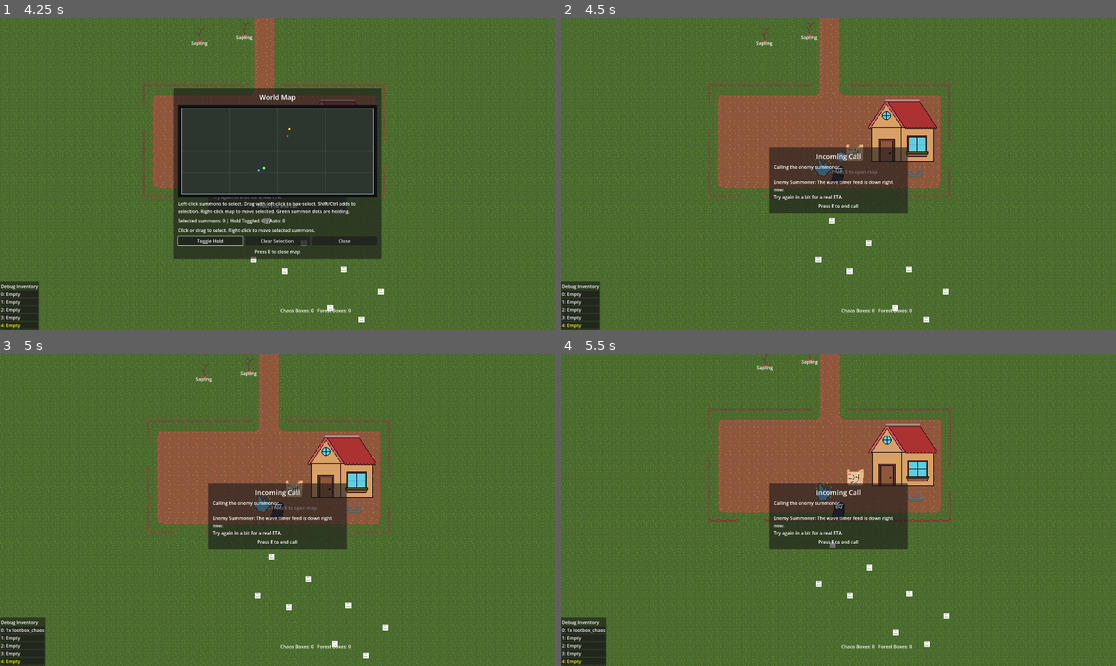
Above: before the commit, frames 1-4 (two rows, left to right).
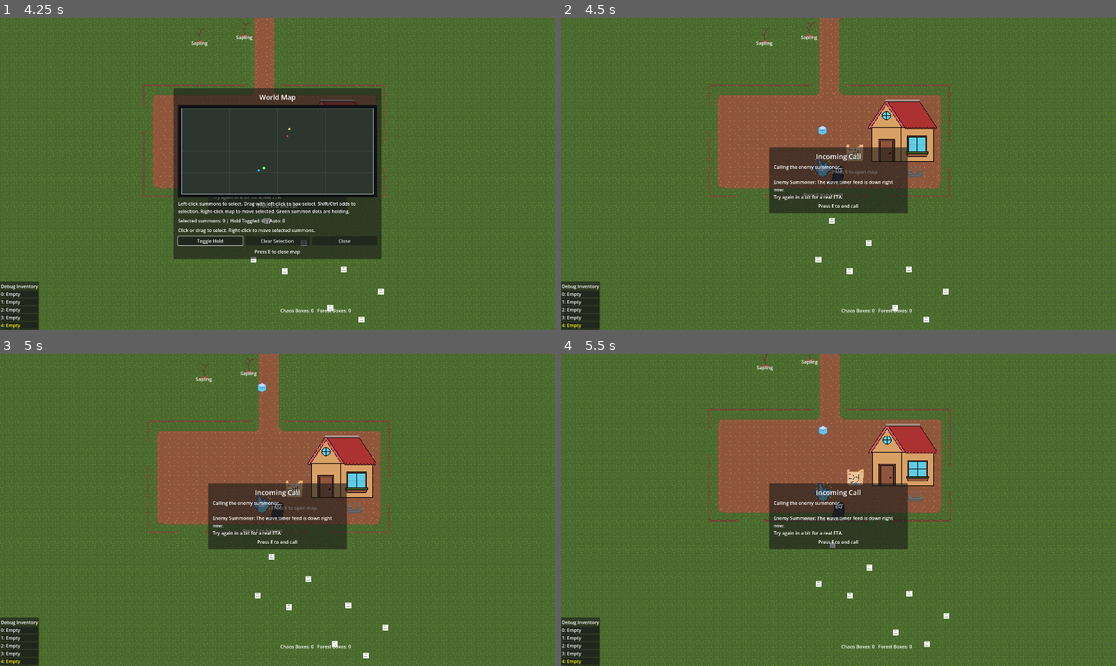
Above: after the commit, the same moments.

Repository: Uvecrep/Gamba
Game: Godot game, scene res://levels/main.tscn
Two runs of this game, one before a commit and one after it. Both use one fixed random seed, a clock stepped at 60 frames per second and the inputs below.
Inputs (mouse positions are in pixels of both pictures, inside the frame that each line leads up to):
- Up to frame 1 (4.25 s): tap E (interact) at 0.5, 0.6, 1.25, 2, 2.3, 2.75, 3.5, 3.8 s; move the mouse to (399, 158) at 0.52 s; hold D (right) 0.53-1.25 s; click (399, 158) at 0.67 s; drag from (277, 152) to (183, 27) at 1.27 s; move the mouse to (333, 105) at 2.02 s; hold D (right) 2.03-2.75 s; tap Mouse wheel down (scroll_down) at 2.1 s; drag from (249, 236) to (138, 33) at 2.77 s; move the mouse to (444, 220) at 3.52 s; hold A (left) from 3.53 s (still down); tap Q (use_lootbox) at 3.6 s
- Up to frame 2 (4.5 s): release A (left) at 4.25 s; tap E (interact) at 4.25 s; drag from (672, 127) to (827, 220) at 4.27 s
- Up to frame 3 (5 s): no input
- Up to frame 4 (5.5 s): move the mouse to (866, 510) at 5.02 s; hold S (down) from 5.03 s (still down); tap E (interact) at 5.1 s; click (866, 510) at 5.17 s

Frame 1 is identical in both runs. In frame 2, 0.1% of the frame differs, in the area x 43-52%, y 34-58%; in frame 3, 0.3%, in the area x 1-51%, y 9-100%; in frame 4, 0.3%.
Error after the commit: Invalid assignment of property or key 'floating_to' with value of type 'CharacterBody2D (Player)' on a base object of type 'RigidBody2D (Pickup)'. (res://entit…

Commit message:
Items now stop floating when they would no longer fit in your inventory

Diff:
--- a/entities/pickups/pickup.gd
+++ b/entities/pickups/pickup.gd
@@ -3,27 +3,15 @@
 
 @export var item_id : StringName
 
-var floating_to : Node2D
+var floating_towards : Node2D
 
-func _ready() -> void:
-	if not $Area2D: return
-	# Pickups should only react to player bodies.
-	if not $Area2D.body_entered.is_connected(_on_body_entered):
-		$Area2D.body_entered.connect(_on_body_entered)
+#func _ready() -> void:
+	#if not $Area2D: return
+	## Pickups should only react to player bodies.
+	#if not $Area2D.body_entered.is_connected(_on_body_entered):
+		#$Area2D.body_entered.connect(_on_body_entered)
 
 func _physics_process(delta: float) -> void:
-	if floating_to != null:
-		var float_force = pow(floating_to.position.distance_to(position),2)
-		apply_central_force(float_force * position.direction_to(floating_to.position))
-
-func _on_body_entered(body: Node) -> void:
-	if not (body is Player):
-		return
-
-	var player: Player = body as Player
-	if apply_pickup(player):
-		queue_free()
-
-func apply_pickup(player: Player) -> bool:
-	return player.inventory.add_items(item_id,1)
-	#push_warning("Pickup: apply_pickup() is not implemented for this pickup type.")
+	if floating_towards != null:
+		var float_force = pow(floating_towards.position.distance_to(position),2)
+		apply_central_force(float_force * position.direction_to(floating_towards.position))
--- a/entities/pickups/pickup.tscn
+++ b/entities/pickups/pickup.tscn
@@ -9,7 +9,7 @@
 [sub_resource type="RectangleShape2D" id="RectangleShape2D_lg31k"]
 
 [node name="Pickup" type="RigidBody2D" unique_id=971572308]
-collision_layer = 0
+collision_layer = 16
 collision_mask = 0
 input_pickable = true
 gravity_scale = 0.0
@@ -36,7 +36,7 @@
 horizontal_alignment = 1
 
 [node name="Area2D" type="Area2D" parent="." unique_id=245951352]
-collision_layer = 0
+collision_layer = 16
 collision_mask = 2
 
 [node name="CollisionShape2D" type="CollisionShape2D" parent="Area2D" unique_id=89817170]
--- a/entities/player/inventory/player_inventory.gd
+++ b/entities/player/inventory/player_inventory.gd
@@ -2,6 +2,7 @@
 class_name PlayerInventory
 
 signal inventory_changed()
+signal inventory_became_full()
 
 var selected_index : int = 0
 var num_slots : int = 5 # TODO implement changing number of slots? Static rn
@@ -42,22 +43,23 @@
 	if num_items <= 0: return false
 
 	var target_slot_index = -1
+	var filled_new_slot = false
 
 	if inventory_items.has(item_id):
 		target_slot_index = inventory_items.find(item_id)
 	else:
-		var empty_slots = []
-		for i in range(inventory_item_counts.size()):
-			if inventory_item_counts[i] == 0:
-				empty_slots.append(i)
+		var empty_slots = _get_empty_slots()
 		if empty_slots.size() == 0:
 			return false
 
 		target_slot_index = empty_slots[0] # TODO: Should maybe have a smarter way of determining this
 		inventory_items[target_slot_index] = item_id
+		filled_new_slot = true
 
 	inventory_item_counts[target_slot_index] += num_items
 	inventory_changed.emit()
+	if filled_new_slot and _get_empty_slots().size() == 0:
+		inventory_became_full.emit()
 	return true
 
 # If allow_insufficient_funds is false, function will not do anything if you have fewer items than the number you want removed
@@ -69,3 +71,15 @@
 
 	set_slot_item_count(index, inventory_item_counts[index] - num_to_remove)
 	return true
+
+func would_item_fit(item_id: StringName) -> bool:
+	if _get_empty_slots().size() > 0: return true
+	if inventory_items.has(item_id): return true
+	return false
+
+func _get_empty_slots() -> Array[int]:
+	var empty_slots : Array[int] = []
+	for i in range(inventory_item_counts.size()):
+			if inventory_item_counts[i] == 0:
+				empty_slots.append(i)
+	return empty_slots
--- a/entities/player/player.gd
+++ b/entities/player/player.gd
@@ -1,10 +1,6 @@
 extends CharacterBody2D
 class_name Player
 
-enum LootboxKind {
-	CHAOS,
-	FOREST,
-}
 
 @export var speed: float = 400.0
 @export var harvest_range: float = 96.0
@@ -13,8 +9,6 @@
 @export var use_lootbox_action: StringName = &"use_lootbox"
 @export var scroll_up_action: StringName = &"scroll_up"
 @export var scroll_down_action: StringName = &"scroll_down"
-@export var chaos_lootbox: Lootbox = preload("res://entities/lootbox/chaos_lootbox.tres")
-@export var forest_lootbox: Lootbox = preload("res://entities/lootbox/forest_lootbox.tres")
 @export var sapling_plant_range: float = 640.0
 @export var sapling_tree_scene: PackedScene = preload("res://entities/tree/tree.tscn")
 
@@ -24,12 +18,13 @@
 
 @onready var camera: Camera2D = $Camera2D
 @onready var collision_shape_2d: CollisionShape2D = $CollisionShape2D
+@onready var pickup_radius: Area2D = $PickupRadius
 
 var inventory: PlayerInventory = PlayerInventory.new()
 var world_bounds: Rect2 = Rect2()
 var has_world_bounds: bool = false
 var player_bounds_padding: Vector2 = Vector2.ZERO
-var _selected_lootbox_kind: int = LootboxKind.CHAOS
+var pickups_following_me: Array[Pickup] = []
 
 func _ready() -> void:
 	motion_mode = CharacterBody2D.MOTION_MODE_FLOATING
@@ -38,6 +33,7 @@
 	add_to_group("players")
 	player_bounds_padding = _get_player_bounds_padding()
 	_configure_world_bounds()
+	inventory.inventory_changed.connect(_on_inventory_changed)
 
 func get_input() -> void:
 	var input_direction: Vector2 = Input.get_vector("left", "right", "up", "down")
@@ -61,45 +57,6 @@
 		inventory.selected_index = posmod(inventory.selected_index + mouse_scroll_delta,inventory.num_slots)
 		inventory.inventory_changed.emit()
 
-	# lootbox select
-
-#func get_chaos_lootbox_count() -> int:
-	#if chaos_lootbox == null:
-		#return 0
-#
-	#return inventory.get_lootbox_count(chaos_lootbox)
-
-#func get_forest_lootbox_count() -> int:
-	#if forest_lootbox == null:
-		#return 0
-#
-	#return inventory.get_lootbox_count(forest_lootbox)
-
-func get_selected_lootbox_kind() -> int:
-	return _selected_lootbox_kind
-
-func get_selected_lootbox_kind_name() -> String:
-	if _selected_lootbox_kind == LootboxKind.FOREST:
-		return "Forest"
-
-	return "Chaos"
-
-func _set_selected_lootbox_kind(kind: int) -> void:
-	var clamped_kind: int = kind
-	if clamped_kind != LootboxKind.CHAOS and clamped_kind != LootboxKind.FOREST:
-		clamped_kind = LootboxKind.CHAOS
-
-	if _selected_lootbox_kind == clamped_kind:
-		return
-
-	_selected_lootbox_kind = clamped_kind
-
-func _get_selected_lootbox_resource() -> Lootbox:
-	if _selected_lootbox_kind == LootboxKind.FOREST:
-		return forest_lootbox
-
-	return chaos_lootbox
-
 func _handle_interaction_input() -> void:
 	var nearest_tree: Node = _find_nearest_harvestable_tree()
 	var nearest_crystal: Node = _find_nearest_harvestable_crystal()
@@ -143,8 +100,8 @@
 
 	if nearest_tree != null and nearest_interactable == nearest_tree:
 		var harvested: int = int(nearest_tree.call("harvest_fruit", harvest_amount_per_interaction))
-		if harvested > 0:
-			inventory.add_lootboxes(forest_lootbox, harvested)
+		# if harvested > 0:
+			# inventory.add_lootboxes(forest_lootbox, harvested)
 		return
 
 	if nearest_crystal != null and nearest_interactable == nearest_crystal:
@@ -454,3 +411,35 @@
 		return fallback
 
 	return null
+
+
+func _on_pickup_touched_radius(area: Area2D) -> void:
+	var pickup = area.get_parent()
+	if pickup == null: return
+	if pickup is not Pickup: return
+
+	if not inventory.would_item_fit(pickup.item_id):
+		return
+
+	pickup.floating_towards = self
+	pickups_following_me.append(pickup)
+
+func _on_pickup_touched_me(area: Area2D) -> void:
+	var pickup = area.get_parent()
+	if pickup == null: return
+	if pickup is not Pickup: return
+	if inventory.add_items(pickup.item_id,1):
+		pickup.queue_free()
+		var index = pickups_following_me.find(pickup)
+		pickups_following_me.remove_at(index)
+
+func _on_inventory_changed() -> void:
+	# Pickups that were following me should stop if they would no longer fit in my inventory
+	var pickups_no_longer_following : Array[Pickup] = []
+	for p in pickups_following_me:
+		if !inventory.would_item_fit(p.item_id):
+			p.floating_towards = null
+			pickups_no_longer_following.append(p)
+	for p in pickups_no_longer_following:
+		var index = pickups_following_me.find(p)
+		pickups_following_me.remove_at(index)
--- a/entities/player/player.tscn
+++ b/entities/player/player.tscn
@@ -5,6 +5,8 @@
 
 [sub_resource type="RectangleShape2D" id="RectangleShape2D_wdj6m"]
 size = Vector2(50, 60)
+
+[sub_resource type="CircleShape2D" id="CircleShape2D_abrql"]
 
 [node name="player" type="CharacterBody2D" unique_id=57563531]
 script = ExtResource("1_abrql")
@@ -21,4 +23,22 @@
 [node name="Camera2D" type="Camera2D" parent="." unique_id=677123141]
 position_smoothing_enabled = true
 position_smoothing_speed = 8.0
-enabled = true
+
+[node name="PickupMagnetRadius" type="Area2D" parent="." unique_id=1306884590]
+collision_layer = 0
+collision_mask = 16
+
+[node name="CollisionShape2D" type="CollisionShape2D" parent="PickupMagnetRadius" unique_id=1240991250]
+scale = Vector2(6.63, 6.63)
+shape = SubResource("CircleShape2D_abrql")
+
+[node name="PickupCollectRadius" type="Area2D" parent="." unique_id=1705002565]
+collision_layer = 0
+collision_mask = 16
+
+[node name="CollisionShape2D" type="CollisionShape2D" parent="PickupCollectRadius" unique_id=159304062]
+scale = Vector2(2.805, 2.805)
+shape = SubResource("CircleShape2D_abrql")
+
+[connection signal="area_entered" from="PickupMagnetRadius" to="." method="_on_pickup_touched_radius"]
+[connection signal="area_entered" from="PickupCollectRadius" to="." method="_on_pickup_touched_me"]
Not shown, changed: GAME_TECH.md
